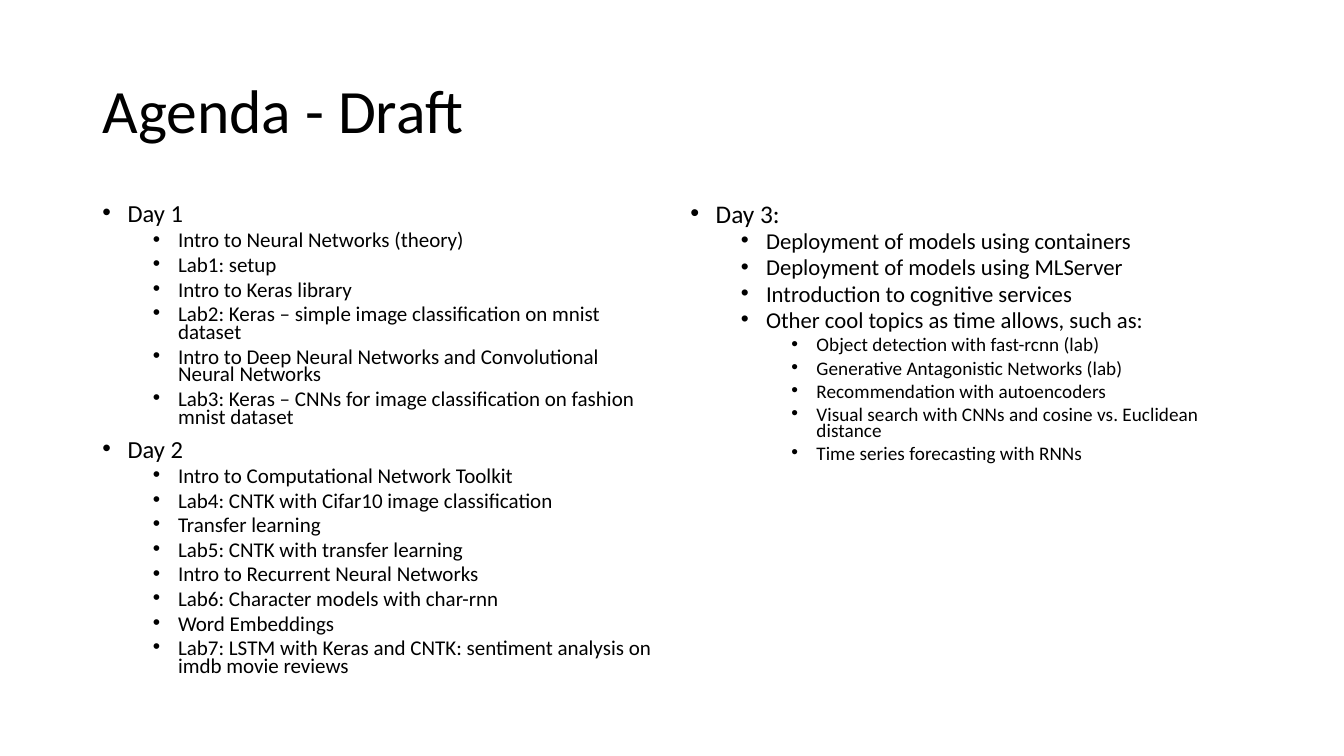
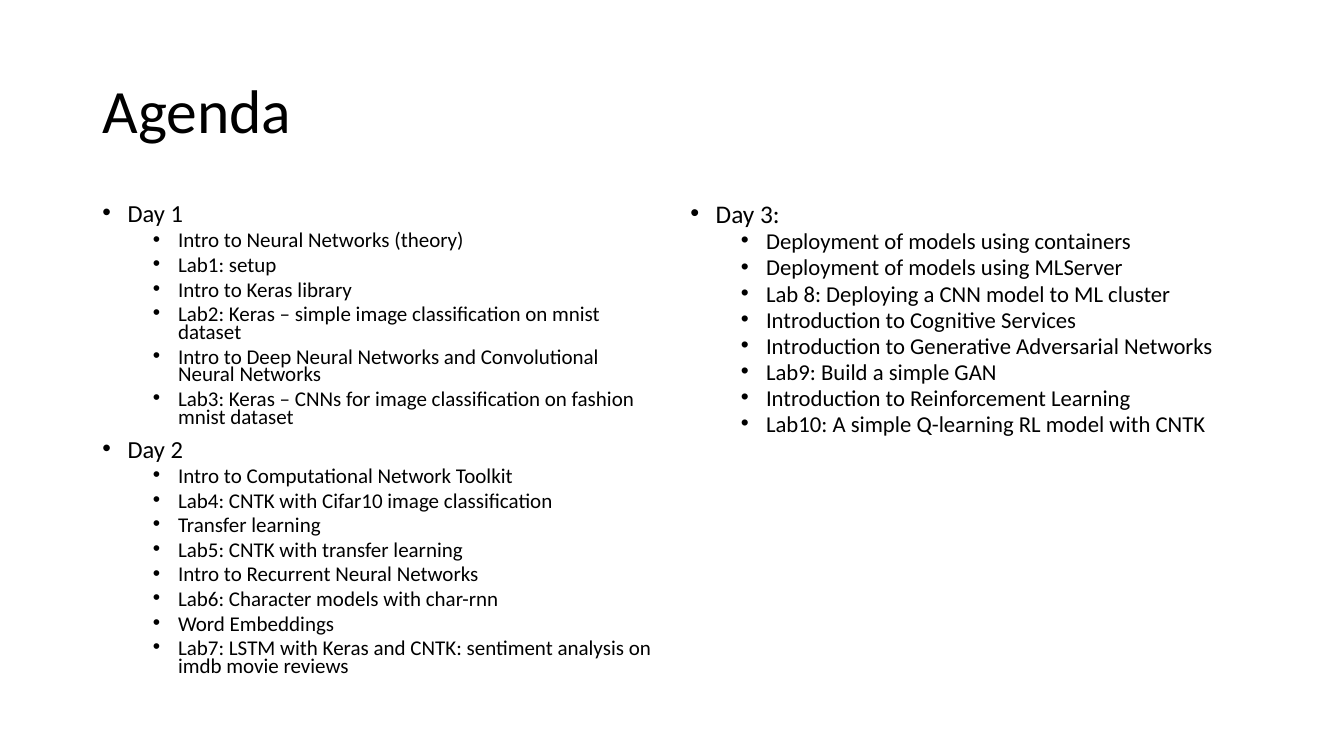
Before and after one commit to gmarchet/dnn-workshop, a slide deck: slide 2 of day1/Agenda.pptx. Drawn at 1344x756 pixels with LibreOffice and Linux fonts; fonts in the diff are those of the drawing. Boxes give left, top, right and bottom in pixels: in the first picture for what was removed or moved away, otherwise in the second. Text is boxed around its words. In the diff, an @@ line names an element or a change of style, - is before the commit and + after.

Commit message:
Final commit. Added RL material, fixed typos and made presentation clearer

```diff
--- a/day1/Agenda.pptx
+++ b/day1/Agenda.pptx
@@ title at (102,90,291,144): text changed @@
-Agenda - Draft
+Agenda
@@ text at (766,286,1212,436): text changed; size 13.8 to 16.2 pt @@
-  • Introduction to cognitive services
-  • Other cool topics as time allows, such as:
-    • Object detection with fast-rcnn (lab)
-    • Generative Antagonistic Networks (lab)
-    • Recommendation with autoencoders
-    • Visual search with CNNs and cosine vs. Euclidean distance
-    • Time series forecasting with RNNs
+  • Lab 8: Deploying a CNN model to ML cluster
+  • Introduction to Cognitive Services
+  • Introduction to Generative Adversarial Networks
+  • Lab9: Build a simple GAN
+  • Introduction to Reinforcement Learning
+  • Lab10: A simple Q-learning RL model with CNTK
```
Also in this commit, not shown: 56 other files.
